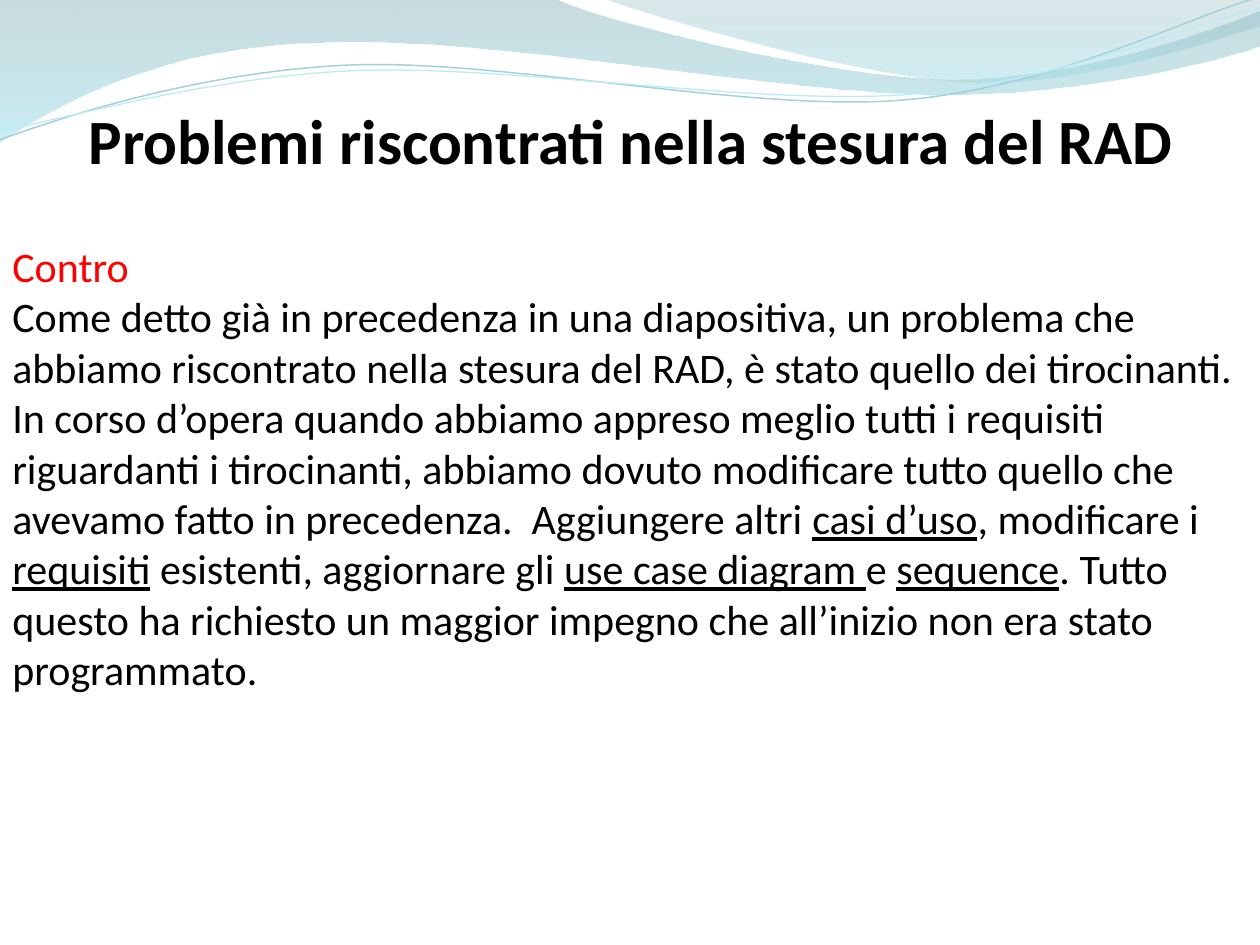
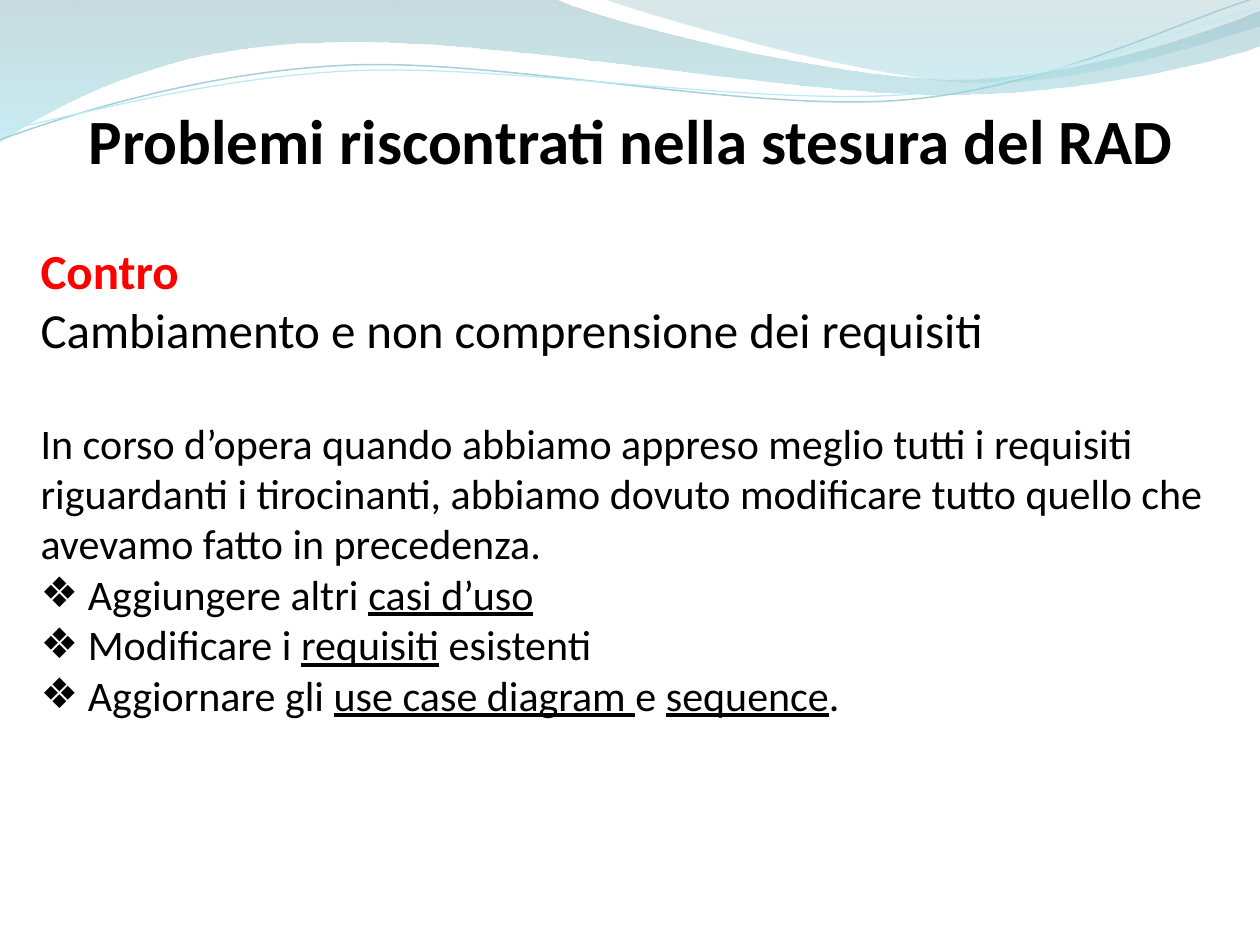
Before and after one commit to ammirate/at-silo, a slide deck: slide 15 of Presentazione/Atsilo2/Durante/Atsilo_M_PresentazioneFinale.pptx. Drawn at 1260x945 pixels with LibreOffice and Linux fonts; fonts in the diff are those of the drawing. Boxes give left, top, right and bottom in pixels: in the first picture for what was removed or moved away, otherwise in the second. Text is boxed around its words. In the diff, an @@ line names an element or a change of style, - is before the commit and + after.

```diff
--- a/Presentazione/Atsilo2/Durante/Atsilo_M_PresentazioneFinale.pptx
+++ b/Presentazione/Atsilo2/Durante/Atsilo_M_PresentazioneFinale.pptx
@@ text "Contro": place and size @@
-text "Contro" at [12,254,1232,693]
+text "Contro" at [41,257,1202,719]
@@ text at [41,257,179,290]: size 24 to 28 pt, bold on in "Contro" @@
@@ text at [41,314,1202,719]: text changed @@
-Come detto già in precedenza in una diapositiva, un problema che abbiamo riscontrato nella stesura del RAD, è stato quello dei tirocinanti.
-In corso d’opera quando abbiamo appreso meglio tutti i requisiti riguardanti i tirocinanti, abbiamo dovuto modificare tutto quello che avevamo fatto in precedenza. Aggiungere altri casi d’uso, modificare i requisiti esistenti, aggiornare gli use case diagram e sequence. Tutto questo ha richiesto un maggior impegno che all’inizio non era stato programmato.
+Cambiamento e non comprensione dei requisiti
+In corso d’opera quando abbiamo appreso meglio tutti i requisiti riguardanti i tirocinanti, abbiamo dovuto modificare tutto quello che avevamo fatto in precedenza.
+❖ Aggiungere altri casi d’uso
+❖ Modificare i requisiti esistenti
+❖ Aggiornare gli use case diagram e sequence.
```
Also in this commit, not shown: 4 other slides changed, 2 slides added, 2 slides removed.
